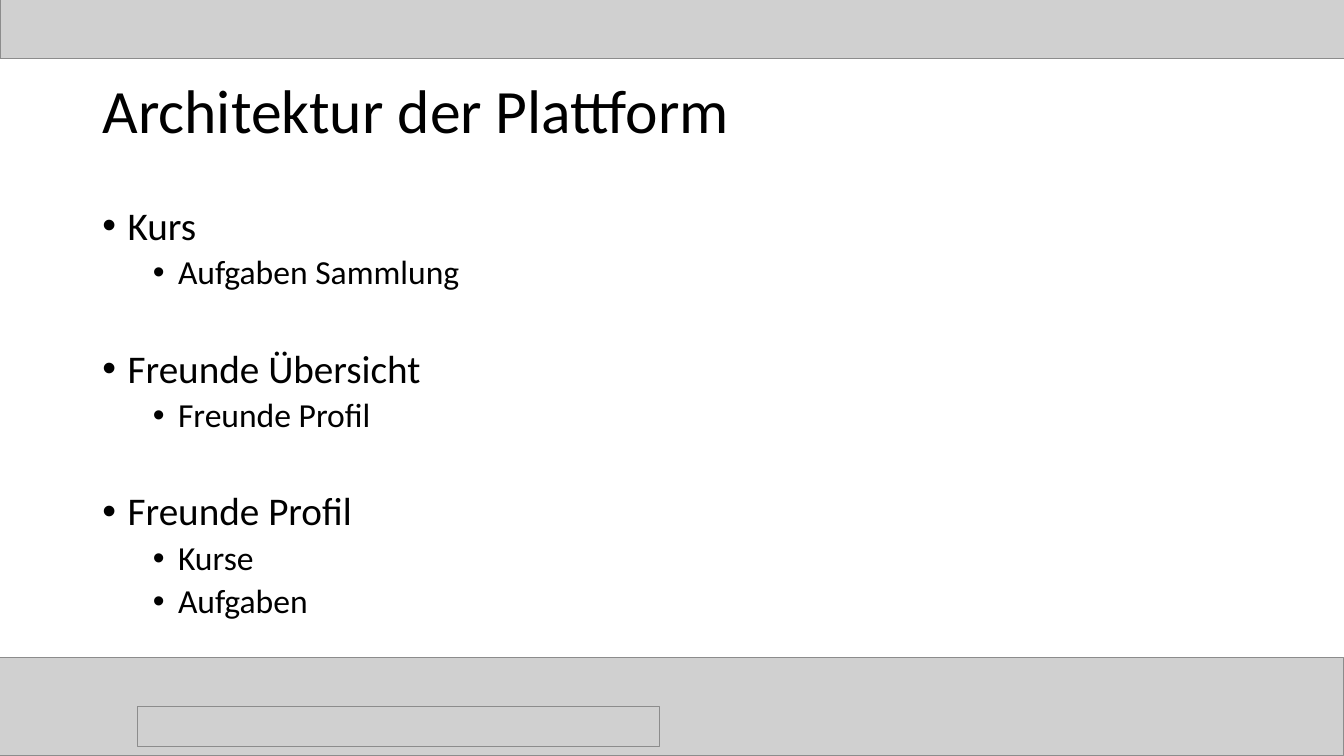
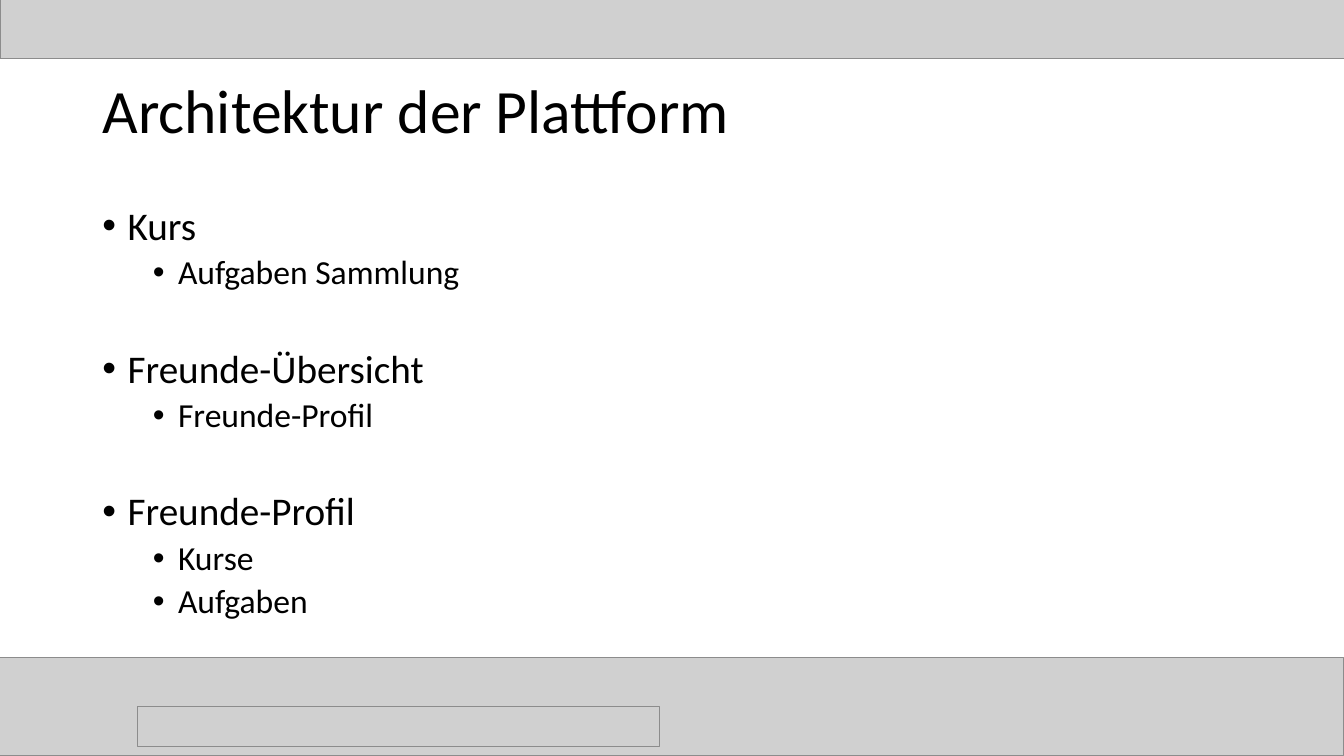
Before and after one commit to magharmi/StudentenFuerStudenten, a slide deck: slide 30 of websitePPneu.pptx. Drawn at 1344x756 pixels with LibreOffice and Linux fonts; fonts in the diff are those of the drawing; grey boxes stand for pictures. Boxes give left, top, right and bottom in pixels: in the first picture for what was removed or moved away, otherwise in the second. Text is boxed around its words. In the diff, an @@ line names an element or a change of style, - is before the commit and + after.

```diff
--- a/websitePPneu.pptx
+++ b/websitePPneu.pptx
@@ text at [128,351,424,526]: text changed @@
-• Freunde Übersicht
-  • Freunde Profil
-• Freunde Profil
+• Freunde-Übersicht
+  • Freunde-Profil
+• Freunde-Profil
```
Also in this commit, not shown: 20 other slides changed.
